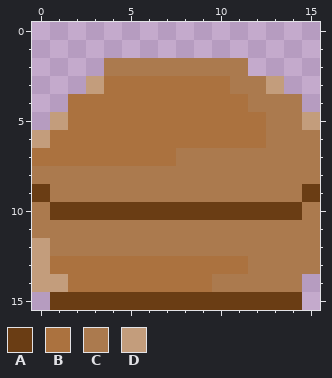
Pixel-art file: sprite_assets/kitchen/ingredients/spr_burger_bun.aseprite. Above is the file before it was changed.
16x16 pixels, 1 frame.
Visible layers, top first: "Layer 2", "Layer 1".
Palette (. is transparent): A #6a3d14  B #ab723f  C #ab7a4e  D #c39d7c
Pixels before, first column x 0:
 2 ....CCCCCCCC....
 3 ...DBBBBBBBCCD..
 4 ..BBBBBBBBBBCCC.
 5 .DBBBBBBBBBBBCCD
 6 DBBBBBBBBBBBBCCC
 7 BBBBBBBBCCCCCCCC
 8 CCCCCCCCCCCCCCCC
 9 ACCCCCCCCCCCCCCA
10 CAAAAAAAAAAAAAAC
11 CCCCCCCCCCCCCCCC
12 DCCCCCCCCCCCCCCC
13 DBBBBBBBBBBBCCCC
14 DDBBBBBBBBCCCCC.
15 .AAAAAAAAAAAAAA.
Now the later version:
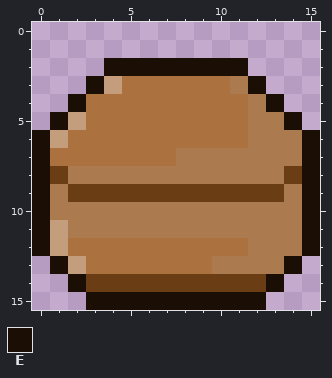
Colours new in this view: E #1b0f05
The exact change:
layer "Layer 3" added
Layers "Layer 3", "Layer 2", "Layer 1":
y 2: x 4..11 CCCCCCCC -> EEEEEEEE
y 3: x 3..4 DB -> ED; x 12..13 CD -> E.
y 4: x 2 B -> E; x 13..14 CC -> E.
y 5: x 1..2 DB -> ED; x 12 B -> C; x 14..15 CD -> E.
y 6: x 0..1 DB -> ED; x 12 B -> C; x 15 C -> E
y 7: x 0 B -> E; x 15 C -> E
y 8: x 0..1 CC -> EA; x 14..15 CC -> AE
y 9: x 0 A -> E; x 2..13 CCCCCCCCCCCC -> AAAAAAAAAAAA; x 15 A -> E
y 10: x 0..15 CAAAAAAAAAAAAAAC -> ECCCCCCCCCCCCCCE
y 11: x 0..1 CC -> ED; x 15 C -> E
y 12: x 0..11 DCCCCCCCCCCC -> EDBBBBBBBBBB; x 15 C -> E
y 13: x 0..2 DBB -> .ED; x 10..11 BB -> CC; x 14..15 CC -> E.
y 14: x 0..14 DDBBBBBBBBCCCCC -> ..EAAAAAAAAAAE.
y 15: x 1..14 AAAAAAAAAAAAAA -> ..EEEEEEEEEE..
Boxes around the changes in both pictures, in picture pixels (x1, y1, x2, y2):
changed: (32, 58, 320, 310)
